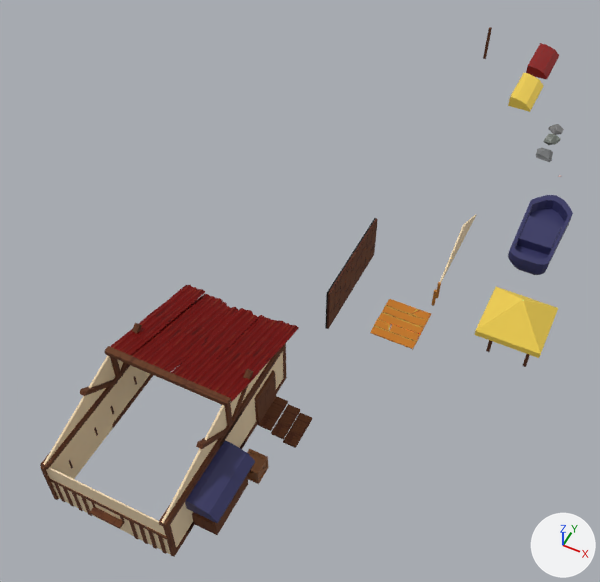
What one commit did to the Blender file Blender/BeachTown/BeachTown.blend.
One viewpoint serves both versions: a camera (50 mm lens) standing at (140.0, -232.0, 405.0) and looking at (-25.0, 97.0, -7.0). The lights are fixed; the arrows at lower right show +X, +Y and +Z. The older version comes first.
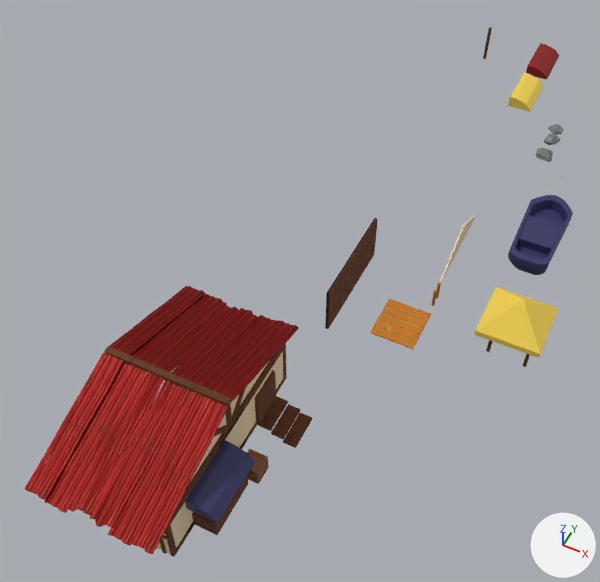
The change, as a list of edits to the scene's bpy script:
```text
Change ob_cube_024:
    add _m = ob_cube_024.modifiers.new('Mirror', 'MIRROR')
    add _m.use_mirror_merge = False
    add _m.mirror_object = ob_cube_085
Change ob_cube_025:
    add _m = ob_cube_025.modifiers.new('Mirror', 'MIRROR')
    add _m.use_mirror_merge = False
    add _m.mirror_object = ob_cube_085
Change ob_cube_086:
    add _m = ob_cube_086.modifiers.new('Mirror', 'MIRROR')
    add _m.use_mirror_merge = False
    add _m.mirror_object = ob_cube_085
Change ob_cube_087:
    add _m = ob_cube_087.modifiers.new('Mirror', 'MIRROR')
    add _m.use_mirror_merge = False
    add _m.mirror_object = ob_cube_085
Change ob_cube_088:
    add _m = ob_cube_088.modifiers.new('Mirror', 'MIRROR')
    add _m.use_mirror_merge = False
    add _m.mirror_object = ob_cube_085
Change ob_cube_089:
    ob_cube_089.rotation_euler: (-0.0368, 0.295, 1.571) -> (-0.0368, 0.318, 1.571)  # degrees (-2.1, 17, 90) -> degrees (-2.1, 18, 90)
    add _m = ob_cube_089.modifiers.new('Mirror', 'MIRROR')
    add _m.use_mirror_merge = False
    add _m.mirror_object = ob_cube_085
Change ob_cube_049:
    ob_cube_049.location: (0.2, -50.2, 41.9) -> (0.2, -47.7, 41.9)
```

Where the change shows, as pixel boxes (x1, y1, x2, y2) in the pictures (600 x 582 px):
'Cube.024', modifiers changed (94% wider, 183% taller): before (212, 320, 299, 402); after (129, 320, 299, 554)
'Cube.025', modifiers changed (92% wider, 199% taller): before (171, 308, 258, 381); after (90, 308, 258, 528)
'Cube.089', turned, modifiers changed: before (110, 285, 205, 355); after (25, 286, 205, 500)
'Cube.087', modifiers changed (92% wider, 201% taller): before (150, 302, 238, 372); after (68, 302, 238, 515)
'Cube.086', modifiers changed (95% wider, 205% taller): before (191, 315, 277, 390); after (108, 315, 277, 546)
'Cube.088', modifiers changed (94% wider, 210% taller): before (131, 294, 223, 364); after (44, 294, 223, 513)
'Cube.049', moved: before (196, 428, 230, 449); after (214, 425, 232, 436)
'DoorWall.005', unchanged, covered by the edit: before (46, 467, 171, 555); after (96, 504, 171, 555)
'DoorWall.006', unchanged, covered by the edit: before (50, 398, 113, 479)
